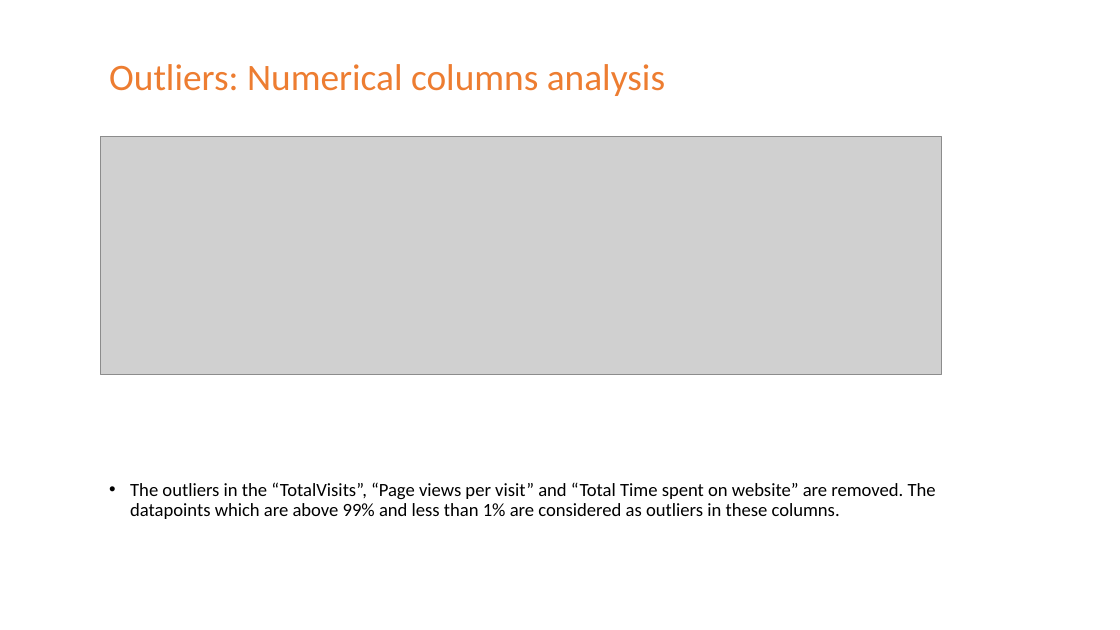
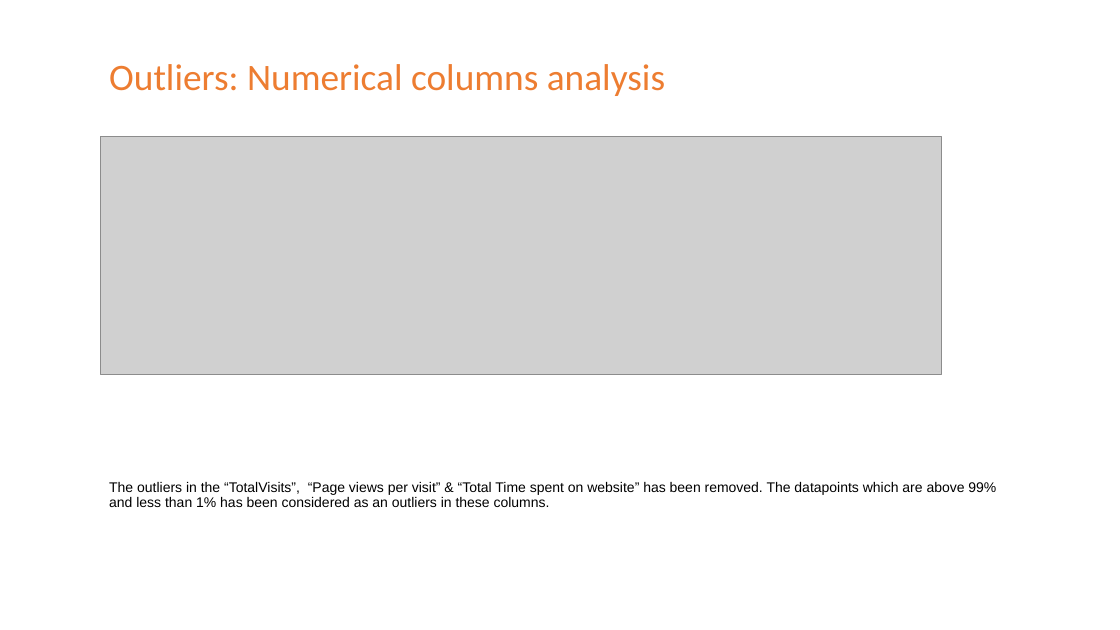
Before and after one commit to giridharchalla2k8/lead_scoring_case_study, a slide deck: slide 12 of Lead_Scoring_Case_study.pptx. Drawn at 1120x630 pixels with LibreOffice and Linux fonts; fonts in the diff are those of the drawing; grey boxes stand for pictures. Boxes give left, top, right and bottom in pixels: in the first picture for what was removed or moved away, otherwise in the second. Text is boxed around its words. In the diff, an @@ line names an element or a change of style, - is before the commit and + after.

```diff
--- a/Lead_Scoring_Case_study.pptx
+++ b/Lead_Scoring_Case_study.pptx
@@ text at bbox=[109, 482, 996, 507]: text changed; size 16 to 12 pt; font Calibri to Arial @@
-• The outliers in the “TotalVisits”, “Page views per visit” and “Total Time spent on website” are removed. The datapoints which are above 99% and less than 1% are considered as outliers in these columns.
+The outliers in the “TotalVisits”, “Page views per visit” & “Total Time spent on website” has been removed. The datapoints which are above 99% and less than 1% has been considered as an outliers in these columns.
```
Also in this commit, not shown: 15 other slides changed, 2 other files.
